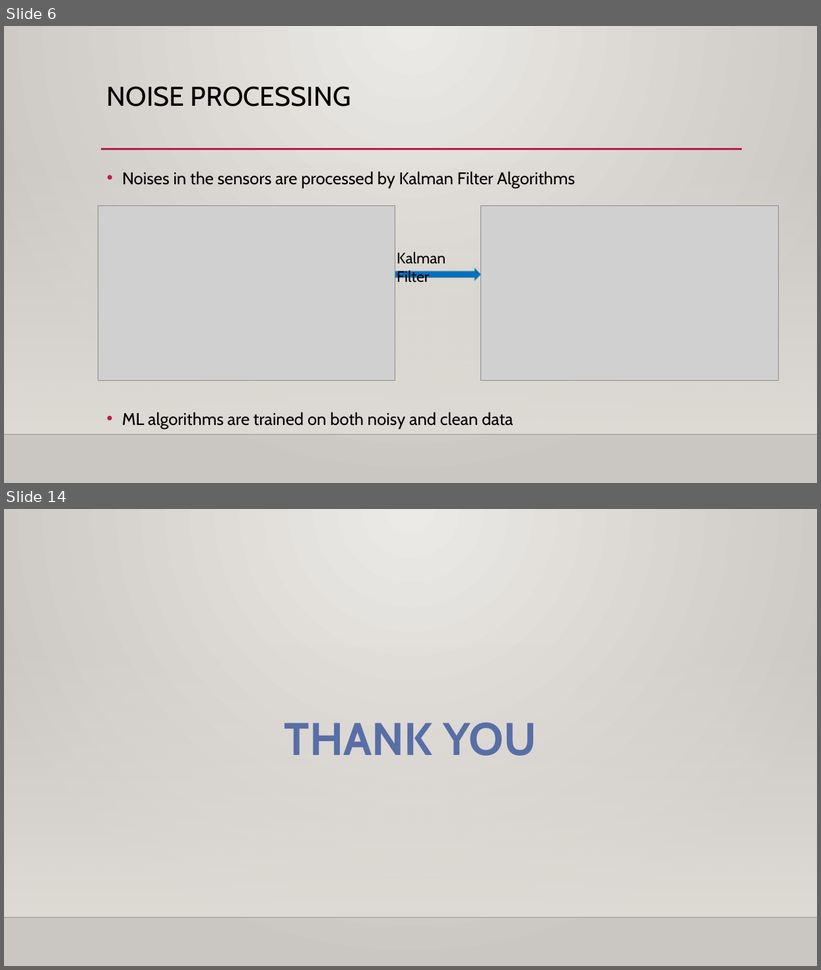
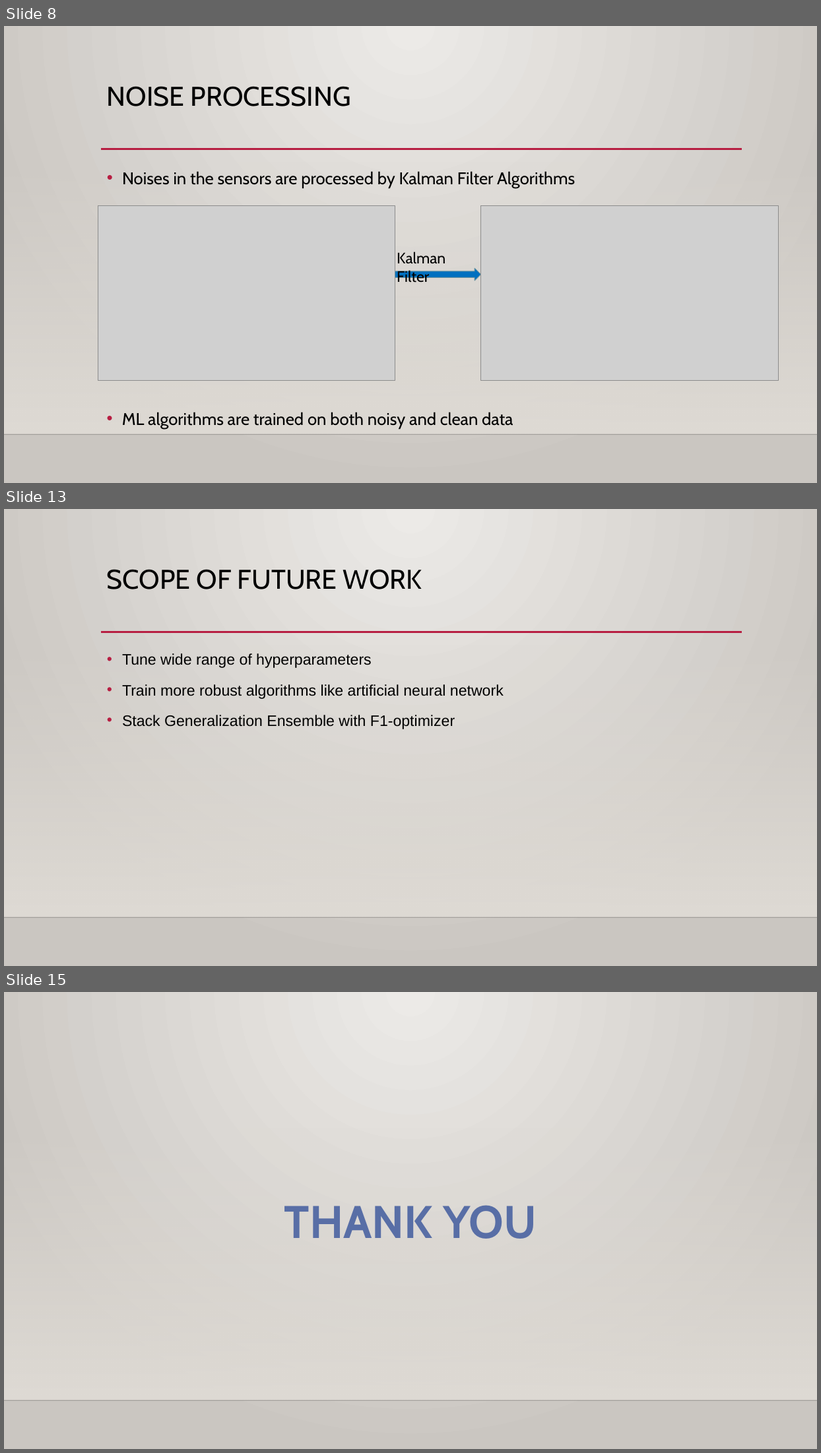
Before and after one commit to pgupta88/Springboard, a slide deck: Capstone_Two/Project Documentation/Technical Presentation.pptx. Shown one above the other, each under a label of ours: slides 6 and 14 before the commit, slides 8, 13 and 15 after it; the slides between them are not shown. The pictures are 821x970 and 821x1453 pixels, drawn with LibreOffice and Linux fonts; fonts in the diff are those of the drawing; grey boxes stand for pictures; background and template pictures are left out. Boxes give left, top, right and bottom in pixels: in the first picture for what was removed or moved away, otherwise in the second. Text is boxed around its words. In the diff, an @@ line names an element or a change of style, - is before the commit and + after.

```diff
--- a/Capstone_Two/Project Documentation/Technical Presentation.pptx
+++ b/Capstone_Two/Project Documentation/Technical Presentation.pptx
@@ slide 13 added at [4,509,817,966], background gradient #ECEAE7 to #CAC7C1; not listed: 3 template elements that a slide beside it also shows @@
@@ title added at [107,569,422,590], 32 pt, text #000000 @@
+SCOPE OF FUTURE WORK
@@ text added at [122,654,504,729], 18 pt, text #000000 @@
+• Tune wide range of hyperparameters
+• Train more robust algorithms like artificial neural network
+• Stack Generalization Ensemble with F1-optimizer
@@ what was slide 6 is now slide 8 @@
@@ what was slide 14 is now slide 15 @@
```
Also in this commit, not shown: 6 slides changed, 4 other slides added, 4 slides removed.
